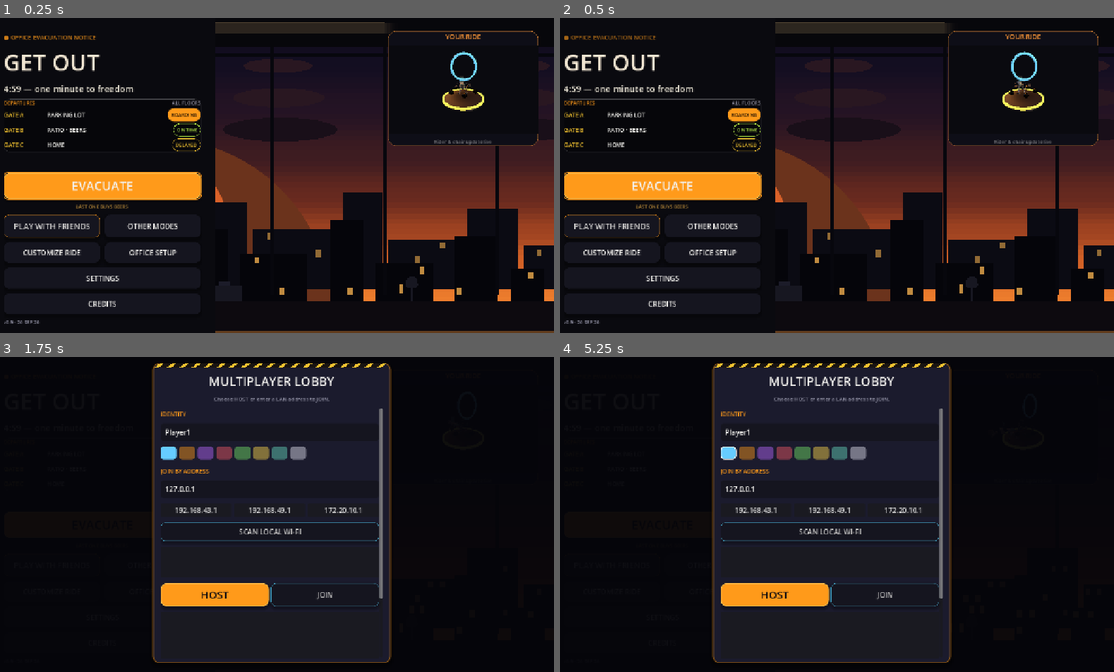
Above: before the commit, frames 1-4 (two rows, left to right).
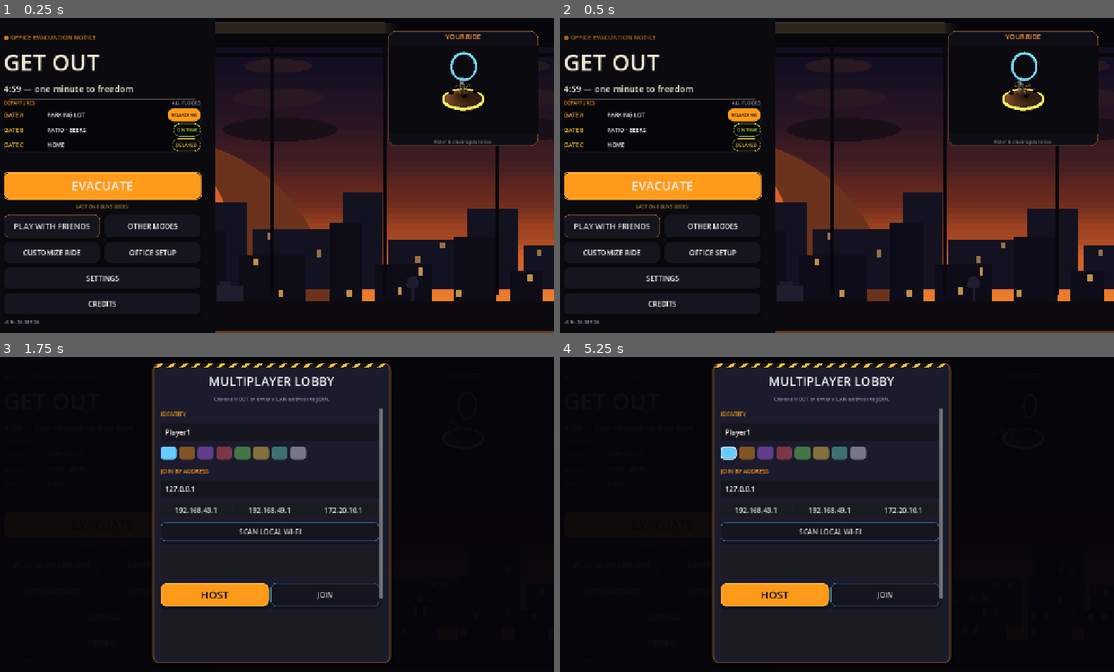
Above: after the commit, the same moments.

Repository: jiracipika/friday-evacuation
Game: Godot game, scene res://scenes/Main.tscn
The game is run twice, just before and just after one commit, with the same random seed, the same clock (stepped at 60 frames per second) and the same inputs.
Inputs (mouse positions are in pixels of both pictures, inside the frame that each line leads up to):
- Up to frame 1 (0.25 s): no input
- Up to frame 2 (0.5 s): no input
- Up to frame 3 (1.75 s): click "PLAY WITH FRIENDS" at 0.5 s; click "PLAY WITH FRIENDS" at 1.25 s
- Up to frame 4 (5.25 s): click "EVACUATE" at 2 s; click "OTHER MODES" at 2.75 s; click "CUSTOMIZE RIDE" at 3.5 s; click "OFFICE SETUP" at 4.25 s; click (726, 451) at 5.02 s

The runs differ from the first frame. In frame 1, 0.3% of the frame differs, in the area x 43-99%, y 64-90%; in frame 2, 0.2%; in frame 3, less than 0.1%; in frame 4, less than 0.1%.

Commit message:
menu: parallax the backdrop skyline (2-speed scroll + violet hue drift)
Parallax design:
- Single settable clock: 'time' renamed to time_seconds; every animated
  offset/hue is a pure function of it so tests can pin the phase.
- Skyline rows scroll horizontally at two speeds: far =
  wrapf(t*3.0, 0, w), near = wrapf(t*7.0, 0, w). Each row is drawn
  twice (offset and offset - width) so the wrap is seamless. The old
  horizontal sway became vertical-only bob so horizontal motion is
  pure parallax.
- Office props (cooler/copier/ficus) ride the near layer; each x is
  fposmod-wrapped into [0, size.x - w) so rects always stay inside the
  control at any phase. _office_props() stays deterministic.
- Hue drift: skyline blocks, windows and prop silhouettes lerp toward
  deep violet Color("9b82ff") by 0.05 + 0.05*sin(t*0.35) (max 10%).
  The 11-stop dusk gradient, sun and EXIT sign stay static.
- _process guards 'if not is_visible_in_tree(): return' so a hidden
  menu no longer queue_redraws every tick.
- New test hooks: _far_offset/_near_offset/_drift and
  sample_skyline_hue(t). No existing public signature changed.

Tests (MenuBackdropPropsTest): kept all 16 original checks and added
14 — full draw cycles at pinned phases t=0 and t=100, prop x positions
must move between phases while staying in bounds, hue at t=0 vs t=40
must differ slightly, sky gradient must not change with time.

Results (headless, zero SCRIPT ERROR/Parse Error):
- MenuBackdropPropsTest: PASS 30 checks
- MenuHomeRedesignTest: PASS 8/8
- MenuLayoutSmokeTest: PASS 23/23 (17 pre-existing ModeCard engine
  draw-order errors verified present on base fac491c)

Diff:
--- a/scripts/MenuBackdrop.gd
+++ b/scripts/MenuBackdrop.gd
@@ -6,11 +6,18 @@
 # in-game after-hours office instead of a generic skyline, keeps the
 # parallax skyline + sun. Design language: fully opaque fills, dramatic
 # multi-axis motion, no alpha-blended landmasses.
+#
+# PARALLAX SLICE: the two skyline rows scroll horizontally at different
+# speeds (far 3 px/s, near 7 px/s, each offset wrapped to the control
+# width and drawn twice for a seamless loop), and the skyline/prop
+# silhouettes drift subtly toward deep violet over time. The dusk
+# gradient itself stays static. Menu-only: the phase lives in
+# time_seconds, a settable member, so tests can pin it deterministically.
 extends Control
 
 const UI_THEME = preload("res://scripts/UITheme.gd")
 
-var time: float = 0.0
+var time_seconds: float = 0.0
 
 # Deterministic skyline: [x_norm, width_norm, height_norm, window_seed]
 const BUILDINGS := [
@@ -38,8 +45,33 @@
 	clip_contents = true
 
 func _process(delta: float) -> void:
-	time += delta
+	# Advance/redraw only while visible: a hidden menu must not burn
+	# frames on queue_redraw every tick.
+	if not is_visible_in_tree():
+		return
+	time_seconds += delta
 	queue_redraw()
+
+## Horizontal parallax offsets — pure functions of time_seconds so tests
+## can pin the phase. Far layer crawls at 3 px/s, near at 7 px/s, wrapped
+## into [0, width) so the double-drawn layers loop seamlessly.
+func _far_offset(w: float) -> float:
+	return wrapf(time_seconds * 3.0, 0.0, w)
+
+func _near_offset(w: float) -> float:
+	return wrapf(time_seconds * 7.0, 0.0, w)
+
+## Subtle hue drift for skyline/prop silhouettes: lerp toward deep violet
+## by 0.05 + 0.05 * sin(phase * 0.35) — never more than 10%. Sky gradient
+## stops are NOT passed through here.
+func _drift(c: Color, phase: float) -> Color:
+	var f := 0.05 + 0.05 * sin(phase * 0.35)
+	return c.lerp(Color("9b82ff"), f)
+
+## Test hook: the near-layer silhouette color at an arbitrary phase,
+## without touching the live clock.
+func sample_skyline_hue(t: float) -> Color:
+	return _drift(Color(0.02, 0.02, 0.04), t)
 
 func _draw() -> void:
 	var size_vec := size
@@ -82,7 +114,7 @@
 	var sun_center := Vector2(sz.x * 0.30, sz.y * 0.66)
 	var sun_r := minf(sz.x, sz.y) * 0.16
 	# Sun slowly SINKS as menu time passes (it's 4:59 forever, but barely).
-	var sink := sin(time * 0.05) * sun_r * 0.35
+	var sink := sin(time_seconds * 0.05) * sun_r * 0.35
 	var cy := sun_center.y + sink
 	draw_circle(Vector2(sun_center.x, cy + sun_r * 1.7), sun_r * 3.4, Color(0.42, 0.20, 0.11), true, -1, true)
 	draw_circle(Vector2(sun_center.x, cy), sun_r * 1.35, Color(0.85, 0.38, 0.16), true, -1, true)
@@ -94,7 +126,7 @@
 		var speed := 12.0 + float(layer) * 10.0
 		var y := sz.y * (0.16 + 0.10 * float(layer))
 		var cloud_h := sz.y * (0.045 + 0.015 * float(layer))
-		var offset := fmod(time * speed * (0.35 + 0.25 * float(layer)), sz.x * 2.0) - sz.x * 0.5
+		var offset := fmod(time_seconds * speed * (0.35 + 0.25 * float(layer)), sz.x * 2.0) - sz.x * 0.5
 		for k in 5:
 			var cx := fmod(offset + float(k) * sz.x * 0.42, sz.x * 2.0) - sz.x * 0.25
 			# Opaque dusk clouds (alpha against the gradient muddied the
@@ -105,59 +137,75 @@
 			draw_set_transform(Vector2.ZERO)
 
 func _draw_skyline(sz: Vector2) -> void:
+	var far_off := _far_offset(sz.x)
+	var near_off := _near_offset(sz.x)
 	for row in 2:
 		var far := row == 0
-		var sway := sin(time * (0.05 if far else 0.09) + float(row)) * (2.0 if far else 5.0)
+		var off := far_off if far else near_off
 		var base_y := sz.y * (0.86 if far else 0.92)
 		var max_h := sz.y * (0.52 if far else 0.40)
-		for b in BUILDINGS:
-			var x_n: float = b[0]
-			var w_n: float = b[1]
-			var h_n: float = b[2]
-			var seed_n: int = b[3]
-			var parity_shift := 0.5 if far else 0.0
-			var bx := (x_n * sz.x) + sway + (parity_shift * sz.x * 0.05)
-			var bw := w_n * sz.x * (1.0 if far else 0.85)
-			var bh := h_n * max_h * (1.0 if far else 1.18)
-			var rect := Rect2(Vector2(bx, base_y - bh), Vector2(bw, bh))
-			var block_col := Color(0.045, 0.045, 0.075) if far else Color(0.02, 0.02, 0.04)
-			draw_rect(rect, block_col, true)
-			var cols := maxi(2, int(bw / 26.0))
-			var rows := maxi(2, int(bh / 34.0))
-			for wy in rows:
-				for wx in cols:
-					var hsh := float((seed_n * 73 + wy * 31 + wx * 17) % 97) / 97.0
-					var wave := sin(time * 0.5 + hsh * TAU) * 0.5 + 0.5
-					if hsh > 0.62 and wave > 0.25:
-						var wcol := Color(1.0, 0.72, 0.32, 0.55 if far else 0.75)
-						var wrect := Rect2(
-							Vector2(bx + 6.0 + float(wx) * (bw - 12.0) / float(cols), base_y - bh + 8.0 + float(wy) * (bh - 16.0) / float(rows)),
-							Vector2(maxf(4.0, (bw - 12.0) / float(cols) * 0.4), maxf(5.0, (bh - 16.0) / float(rows) * 0.42)))
-						draw_rect(wrect, wcol, true)
+		# Two copies per layer (offset and offset - width) make the
+		# wrapped scroll seamless across the whole control width.
+		for copy in 2:
+			var x_shift := off - float(copy) * sz.x
+			for b in BUILDINGS:
+				var x_n: float = b[0]
+				var w_n: float = b[1]
+				var h_n: float = b[2]
+				var seed_n: int = b[3]
+				var parity_shift := 0.5 if far else 0.0
+				var bx := (x_n * sz.x) + x_shift + (parity_shift * sz.x * 0.05)
+				var bw := w_n * sz.x * (1.0 if far else 0.85)
+				var bh := h_n * max_h * (1.0 if far else 1.18)
+				if bx + bw < 0.0 or bx > sz.x:
+					continue
+				# Sway is vertical only now — horizontal motion is purely
+				# the parallax scroll.
+				var sway := sin(time_seconds * (0.05 if far else 0.09) + float(row) + float(copy)) * (2.0 if far else 5.0)
+				var rect := Rect2(Vector2(bx, base_y - bh + sway), Vector2(bw, bh))
+				var base_col := Color(0.045, 0.045, 0.075) if far else Color(0.02, 0.02, 0.04)
+				var block_col := _drift(base_col, time_seconds)
+				draw_rect(rect, block_col, true)
+				var cols := maxi(2, int(bw / 26.0))
+				var rows := maxi(2, int(bh / 34.0))
+				for wy in rows:
+					for wx in cols:
+						var hsh := float((seed_n * 73 + wy * 31 + wx * 17) % 97) / 97.0
+						var wave := sin(time_seconds * 0.5 + hsh * TAU) * 0.5 + 0.5
+						if hsh > 0.62 and wave > 0.25:
+							var base_wcol := Color(1.0, 0.72, 0.32, 0.55 if far else 0.75)
+							var wcol := _drift(base_wcol, time_seconds)
+							var wrect := Rect2(
+								Vector2(bx + 6.0 + float(wx) * (bw - 12.0) / float(cols), base_y - bh + sway + 8.0 + float(wy) * (bh - 16.0) / float(rows)),
+								Vector2(maxf(4.0, (bw - 12.0) / float(cols) * 0.4), maxf(5.0, (bh - 16.0) / float(rows) * 0.42)))
+							draw_rect(wrect, wcol, true)
 
 ## S-A office set dressing: prop silhouettes along the sill + EXIT sign.
 ## Colors are lifted ~10-15% above the floor pool so they read as set
-## dressing, not artifacts. Deterministic positions, opaque fills only.
+## dressing, not artifacts. Props ride the near parallax layer; fposmod
+## wraps each x into [0, size.x - w) so every rect stays inside the
+## control at any phase. Deterministic pure function of time_seconds.
 func _office_props() -> Array[Rect2]:
 	var sill_y := size.y * 0.90
 	var unit := size.y * 0.10
+	var near_off := _near_offset(size.x)
 	var rects: Array[Rect2] = []
-	# Water cooler: slim box with rounded top (position x 0.06 of width).
+	# Water cooler: slim box with rounded top (base x 0.06 of width).
 	var wc_w := unit * 0.42
 	var wc_h := unit * 0.72
-	var wc_x := size.x * 0.06
+	var wc_x := fposmod(size.x * 0.06 + near_off, maxf(1.0, size.x - wc_w))
 	var wc_rect := Rect2(Vector2(wc_x, sill_y - wc_h), Vector2(wc_w, wc_h))
 	rects.append(wc_rect)
-	# Copier: wider low box with a paper tray lip (x 0.40 of width).
+	# Copier: wider low box with a paper tray lip (base x 0.40 of width).
 	var cp_w := unit * 0.85
 	var cp_h := unit * 0.50
-	var cp_x := size.x * 0.40
+	var cp_x := fposmod(size.x * 0.40 + near_off, maxf(1.0, size.x - cp_w))
 	var cp_rect := Rect2(Vector2(cp_x, sill_y - cp_h), Vector2(cp_w, cp_h))
 	rects.append(cp_rect)
-	# Ficus: trunk strip + round canopy approximated as a tall rect (x 0.74).
+	# Ficus: trunk strip + round canopy approximated as a tall rect (base x 0.74).
 	var tr_w := unit * 0.30
 	var tr_h := unit * 0.85
-	var tr_x := size.x * 0.74
+	var tr_x := fposmod(size.x * 0.74 + near_off, maxf(1.0, size.x - tr_w))
 	var tr_rect := Rect2(Vector2(tr_x, sill_y - tr_h), Vector2(tr_w, tr_h))
 	rects.append(tr_rect)
 	return rects
@@ -167,7 +215,7 @@
 
 func _draw_office_props(sz: Vector2) -> void:
 	var props := _office_props()
-	var prop_col := Color(0.09, 0.09, 0.13)
+	var prop_col := _drift(Color(0.09, 0.09, 0.13), time_seconds)
 	# Water cooler: box + rounded top + faint cyan bottle glow.
 	var wc := props[0]
 	var radius := wc.size.x * 0.28
@@ -215,13 +263,13 @@
 	var mull_w := maxf(6.0, sz.x * 0.006)
 	for i in mull_count:
 		var mx := sz.x * (float(i) + 0.5) / float(mull_count)
-		mx += sin(time * 0.11 + float(i)) * 2.0
+		mx += sin(time_seconds * 0.11 + float(i)) * 2.0
 		draw_rect(Rect2(Vector2(mx - mull_w * 0.5, sz.y * 0.10), Vector2(mull_w, sz.y * 0.78)), Color(0.03, 0.03, 0.05), true)
 	# Transom bar (horizontal mullion).
 	draw_rect(Rect2(Vector2(0, sz.y * 0.12), Vector2(sz.x, maxf(6.0, sz.y * 0.012))), Color(0.03, 0.03, 0.05), true)
 	# Ceiling: dark band + a warm troffer light strip that gently pulses.
 	draw_rect(Rect2(Vector2(0, 0), Vector2(sz.x, sz.y * 0.10)), Color(0.028, 0.028, 0.045), true)
-	var pulse := 0.85 + sin(time * 1.3) * 0.15
+	var pulse := 0.85 + sin(time_seconds * 1.3) * 0.15
 	# Soft troffer glow: gradient feather instead of a hard-edged bar so it
 	# reads as ceiling light, not a floating UI stripe.
 	var strip_y := sz.y * 0.020
@@ -235,7 +283,7 @@
 			Vector2(sz.x * 0.40 + float(i) * 12.0, feather_h)), Color(1.0, 0.82, 0.55, a), true)
 	# Interior floor: warm pool sweeping a desk-lamp hue across the bottom.
 	draw_rect(Rect2(Vector2(0, sz.y * 0.90), Vector2(sz.x, sz.y * 0.10)), Color(0.05, 0.04, 0.06), true)
-	var sweep := fmod(time * 0.03, 1.0)
+	var sweep := fmod(time_seconds * 0.03, 1.0)
 	var pool_x := sz.x * (0.15 + 0.7 * sweep)
 	# Two-layer soft pool: wide dim base + narrow warm core (desk-lamp hue).
 	draw_rect(Rect2(Vector2(pool_x - sz.x * 0.13, sz.y * 0.90), Vector2(sz.x * 0.26, sz.y * 0.028)), Color(0.40, 0.22, 0.09, 0.55), true)
--- a/scripts/MenuBackdropPropsTest.gd
+++ b/scripts/MenuBackdropPropsTest.gd
@@ -4,6 +4,10 @@
 # Covers: _draw survives 3 queue_redraw cycles without script errors,
 # _office_props() returns >=3 prop rects inside the control bounds, and
 # _exit_sign_rect() sits fully inside the control rect.
+# Parallax slice: _draw also survives full draw cycles at pinned phases
+# (time_seconds = 0 and 100), _office_props() x positions MOVE between
+# those phases while staying inside the control, the sky gradient stays
+# static, and the skyline hue drifts slightly over time.
 
 const Backdrop = preload("res://scripts/MenuBackdrop.gd")
 
@@ -11,6 +15,8 @@
 var frames := 0
 var checks := 0
 var failures := PackedStringArray()
+var props_t0: Array[Rect2] = []
+var props_t100: Array[Rect2] = []
 
 func check(cond: bool, msg: String) -> void:
 	checks += 1
@@ -31,6 +37,35 @@
 		# error inside _draw would surface as SCRIPT ERROR in output.
 		return false
 
+	if frames == 5:
+		_run_base_checks()
+		# Pin the phase and force a full draw cycle at t=0.
+		backdrop.time_seconds = 0.0
+		backdrop.queue_redraw()
+		props_t0 = backdrop._office_props()
+		return false
+	if frames == 6:
+		# (The pinned t=0 state went through a draw during this frame.)
+		# Force another full draw cycle at t=100.
+		backdrop.time_seconds = 100.0
+		backdrop.queue_redraw()
+		props_t100 = backdrop._office_props()
+		return false
+
+	# frames >= 7: two full draw cycles at different phases completed.
+	_run_parallax_checks()
+
+	if failures.is_empty() and checks > 0:
+		print("[PASS] MenuBackdropPropsTest: %d checks — draw cycles, prop rects, exit sign bounds, parallax, hue drift" % checks)
+		quit(0)
+	else:
+		for failure in failures:
+			printerr("[FAIL] " + failure)
+		printerr("[FAIL] %d/%d checks failed" % [failures.size(), checks])
+		quit(1)
+	return false
+
+func _run_base_checks() -> void:
 	var bounds := Rect2(Vector2.ZERO, backdrop.size)
 
 	# --- 1. Prop rects ---
@@ -57,12 +92,39 @@
 	var props2: Array[Rect2] = backdrop._office_props()
 	check(props2 == props, "_office_props() not deterministic across calls")
 
-	if failures.is_empty() and checks > 0:
-		print("[PASS] MenuBackdropPropsTest: %d checks — draw cycles, prop rects, exit sign bounds" % checks)
-		quit(0)
-	else:
-		for failure in failures:
-			printerr("[FAIL] " + failure)
-		printerr("[FAIL] %d/%d checks failed" % [failures.size(), checks])
-		quit(1)
-	return false
+func _run_parallax_checks() -> void:
+	var bounds := Rect2(Vector2.ZERO, backdrop.size)
+
+	# --- 4. Draw cycles at pinned phases completed without script errors
+	# (a SCRIPT ERROR inside _draw would surface in output; reaching here
+	# with both snapshots taken means the cycles ran). ---
+	check(frames >= 7, "draw cycles at pinned phases did not complete")
+	check(props_t0.size() == 3 and props_t100.size() == 3,
+		"expected 3 prop rects per phase (t0=%d t100=%d)" % [props_t0.size(), props_t100.size()])
+	if props_t0.size() != 3 or props_t100.size() != 3:
+		return
+
+	# --- 5. Parallax actually moves the props, in-bounds at both phases ---
+	for i in 3:
+		var r0 := props_t0[i]
+		var r1 := props_t100[i]
+		check(r0.position.x >= 0.0 and r0.end.x <= bounds.end.x + 0.5,
+			"t=0 prop %d outside control (%s)" % [i, r0])
+		check(r1.position.x >= 0.0 and r1.end.x <= bounds.end.x + 0.5,
+			"t=100 prop %d outside control (%s)" % [i, r1])
+		check(absf(r1.position.x - r0.position.x) > 0.5,
+			"prop %d did not parallax between t=0 and t=100 (%s vs %s)" % [i, r0.position, r1.position])
+
+	# --- 6. Hue drift: slight, measurable, phase-dependent ---
+	var hue0: Color = backdrop.sample_skyline_hue(0.0)
+	var hue40: Color = backdrop.sample_skyline_hue(40.0)
+	check(hue0 != hue40, "skyline hue identical at t=0 and t=40 (no drift)")
+	var diff := hue0 - hue40
+	var d := sqrt(diff.r * diff.r + diff.g * diff.g + diff.b * diff.b + diff.a * diff.a)
+	check(d > 0.0001 and d < 0.15, "hue drift not subtle/measurable (d=%.4f)" % d)
+
+	# --- 7. Sky gradient stays static while the phase moves ---
+	var sky_a: Color = backdrop._sky_color(0.5)
+	backdrop.time_seconds = 55.0
+	var sky_b: Color = backdrop._sky_color(0.5)
+	check(sky_a == sky_b, "sky gradient changed with time (should stay static)")
